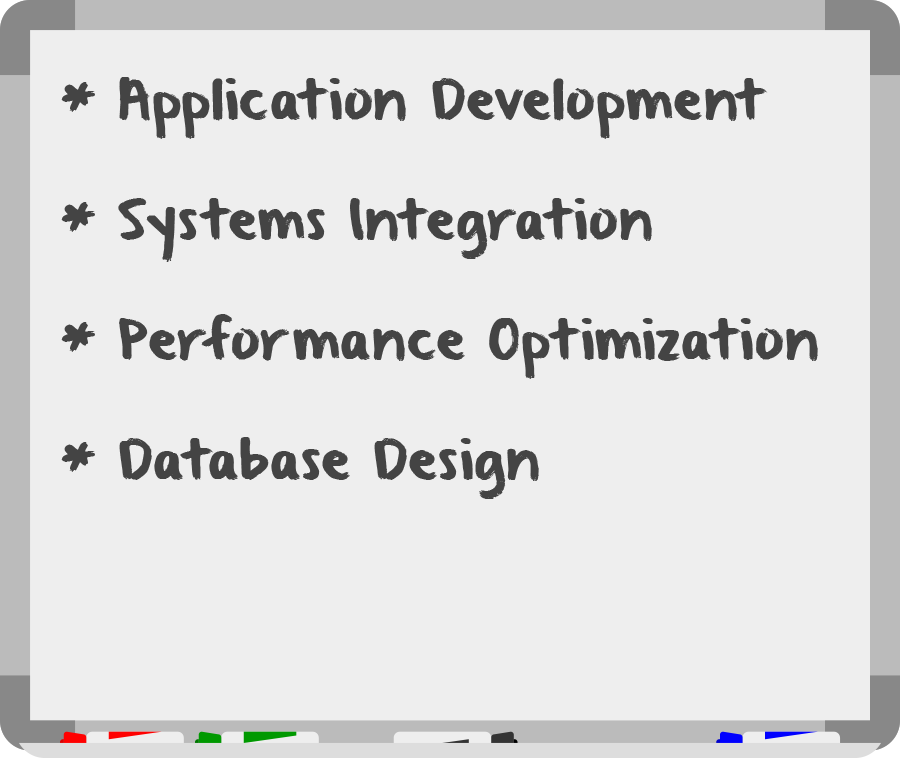
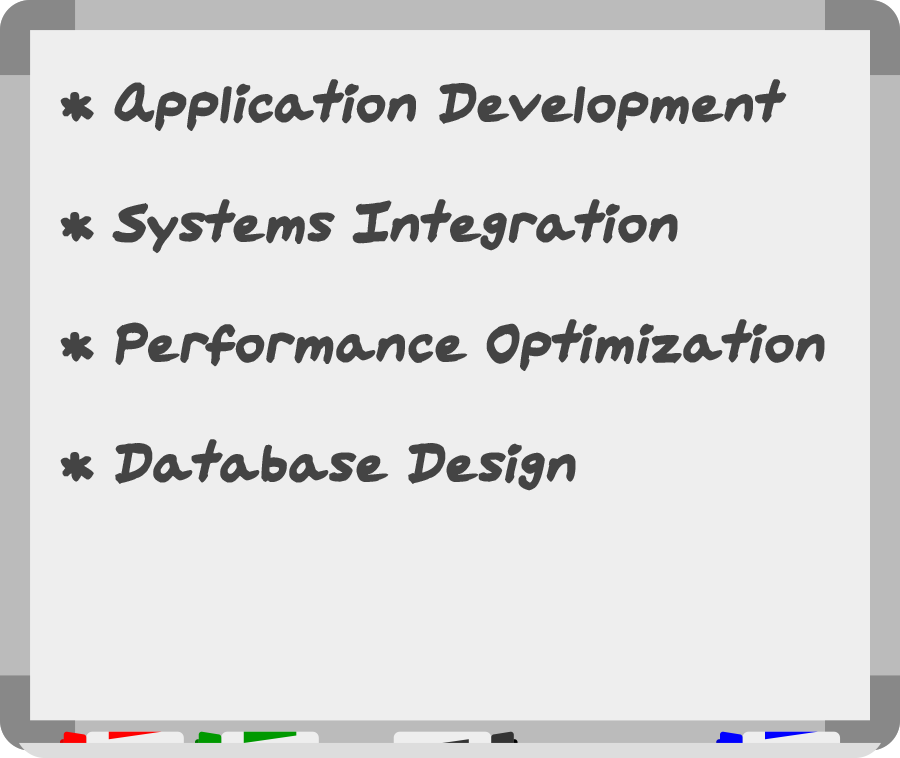
Two versions of the same layered image (900x758). Layer-by-layer changes:
painted on "Layer 1" over bbox(60, 77, 825, 499)
